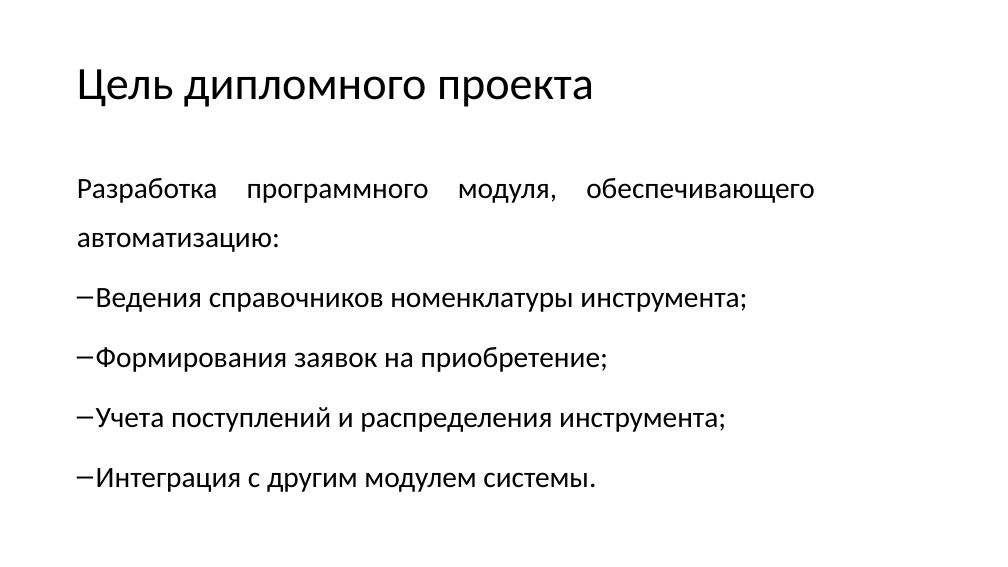
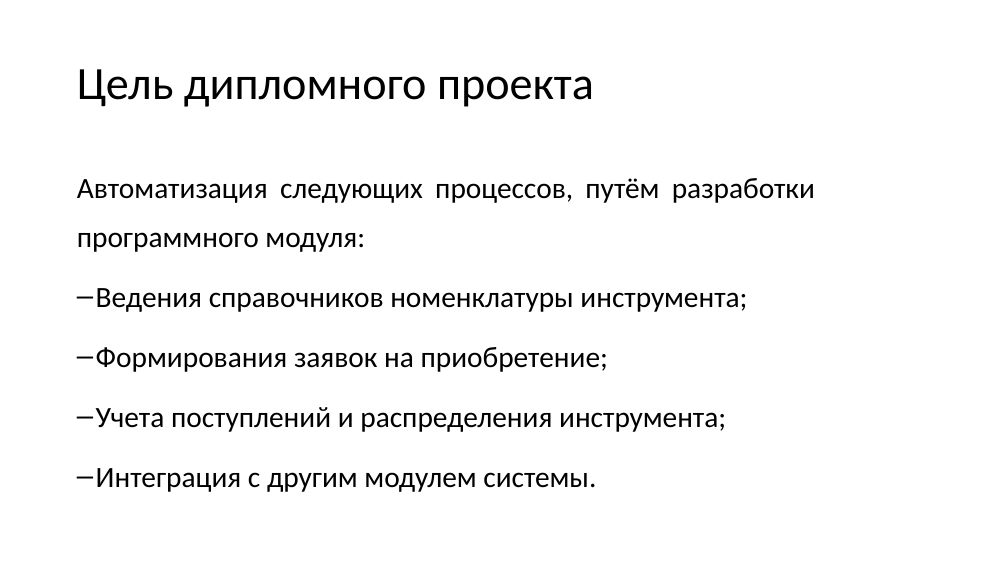
Before and after one commit to Ka666aH/Instrument-accounting-and-purchase-system, a slide deck: slide 2 of Документы/Хорошев/Хорошев_Диплом_Презентация.pptx. Drawn at 1008x567 pixels with LibreOffice and Linux fonts; fonts in the diff are those of the drawing. Boxes give left, top, right and bottom in pixels: in the first picture for what was removed or moved away, otherwise in the second. Text is boxed around its words. In the diff, an @@ line names an element or a change of style, - is before the commit and + after.

```diff
--- a/Документы/Хорошев/Хорошев_Диплом_Презентация.pptx
+++ b/Документы/Хорошев/Хорошев_Диплом_Презентация.pptx
@@ text at <box>77,178,815,252</box>: text changed @@
-Разработка программного модуля, обеспечивающего автоматизацию:
+Автоматизация следующих процессов, путём разработки программного модуля:
```
Also in this commit, not shown: 3 other slides changed, 4 other files.
